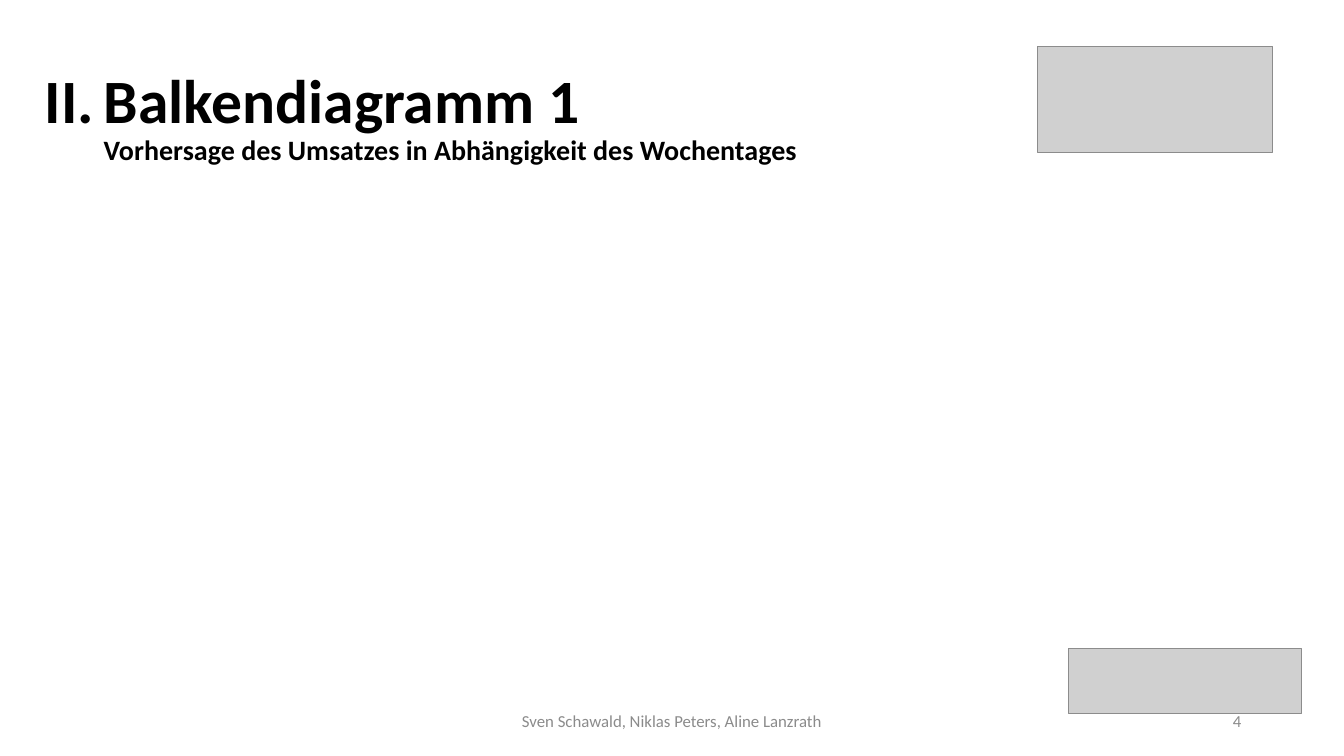
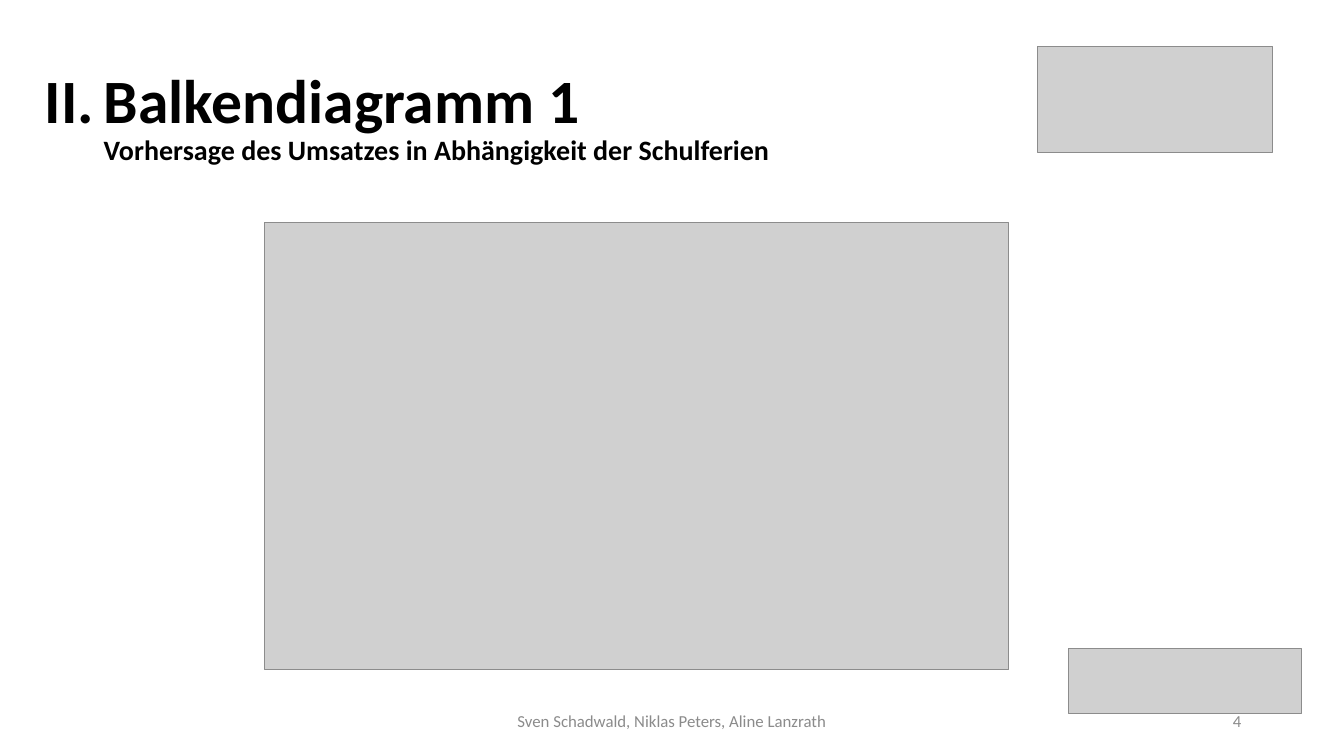
Before and after one commit to Nikiniksn/DataScience-Gruppe_02, a slide deck: slide 4 of Präsentation Gruppe 2.pptx. Drawn at 1344x756 pixels with LibreOffice and Linux fonts; fonts in the diff are those of the drawing; grey boxes stand for pictures. Boxes give left, top, right and bottom in pixels: in the first picture for what was removed or moved away, otherwise in the second. Text is boxed around its words. In the diff, an @@ line names an element or a change of style, - is before the commit and + after.

```diff
--- a/Präsentation Gruppe 2.pptx
+++ b/Präsentation Gruppe 2.pptx
@@ title at [104,79,769,165]: text changed @@
-II. Balkendiagramm 1
-    Vorhersage des Umsatzes in Abhängigkeit des Wochentages
+II. Balkendiagramm 1
+    Vorhersage des Umsatzes in Abhängigkeit der Schulferien
@@ picture added at [264,223,1009,670] @@
@@ text at [517,715,826,729]: text changed @@
-Sven Schawald, Niklas Peters, Aline Lanzrath
+Sven Schadwald, Niklas Peters, Aline Lanzrath
```
Also in this commit, not shown: 6 other slides changed, 1 slide added, 2 other files.
